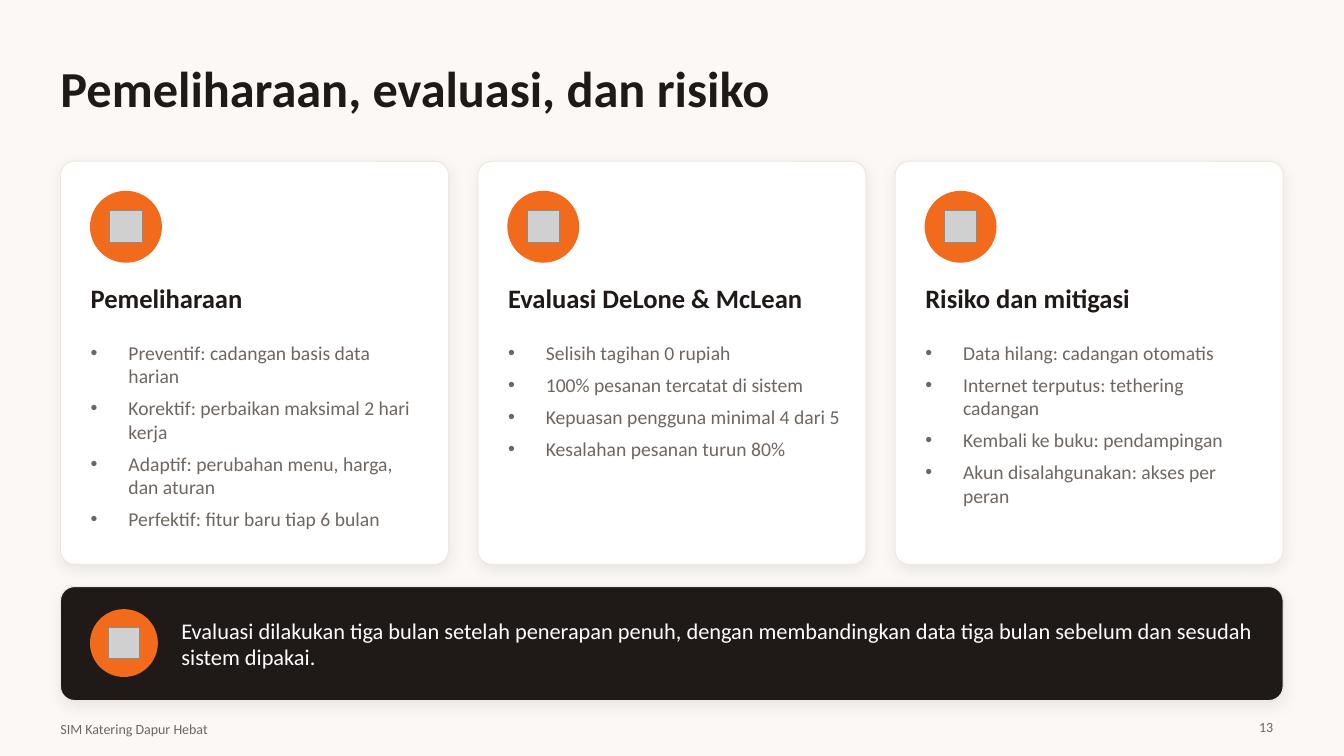
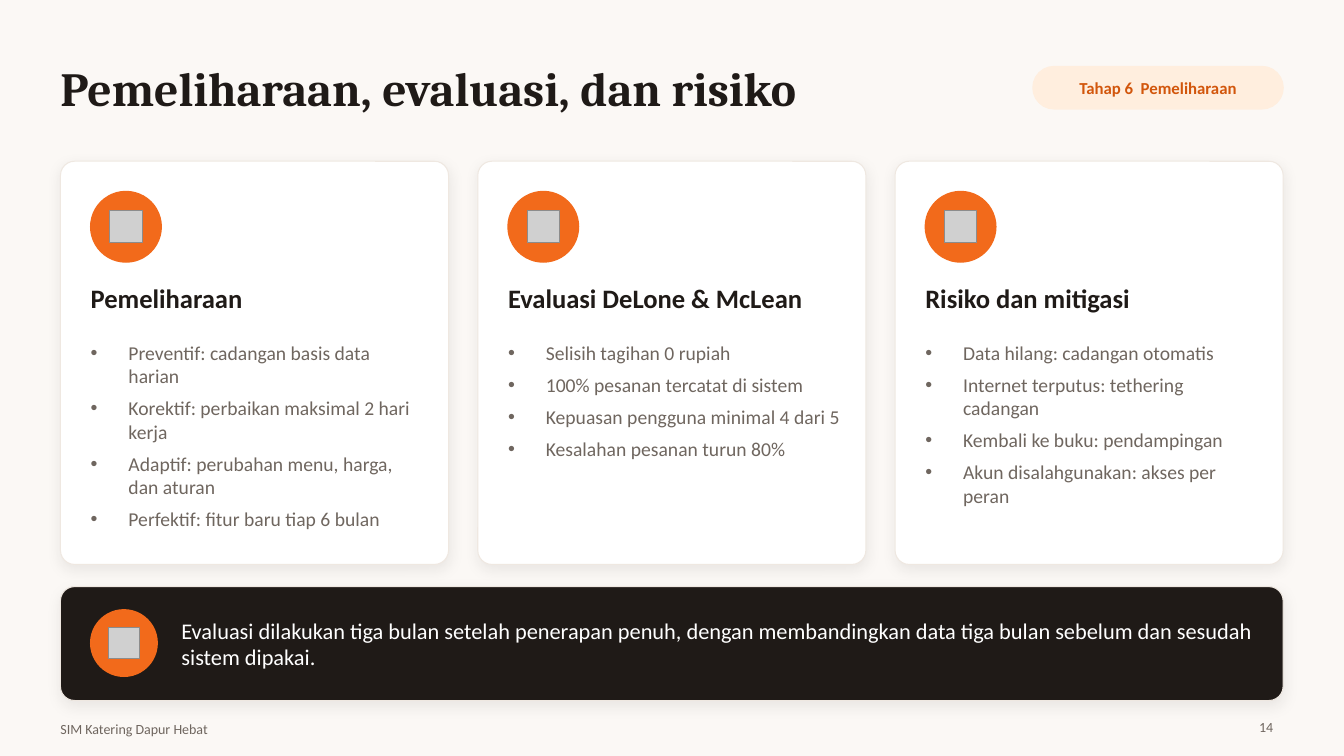
Before and after one commit to koriebruh/sim-katering-dapur-hebat, a slide deck: slide 14 of Presentasi-SIM-Katering-Dapur-Hebat.pptx (slide 13 before the commit). Drawn at 1344x756 pixels with LibreOffice and Linux fonts; fonts in the diff are those of the drawing; grey boxes stand for pictures. Boxes give left, top, right and bottom in pixels: in the first picture for what was removed or moved away, otherwise in the second. Text is boxed around its words. In the diff, an @@ line names an element or a change of style, - is before the commit and + after.

```diff
--- a/Presentasi-SIM-Katering-Dapur-Hebat.pptx
+++ b/Presentasi-SIM-Katering-Dapur-Hebat.pptx
@@ title "Pemeliharaan, evaluasi, dan risiko" at <box>60,73,796,113</box>: size 36 to 34 pt, font Calibri to Cambria @@
@@ rounded rectangle added at <box>1033,67,1284,109</box>, fill #FFEEDE, outline #FFEEDE 1 pt @@
@@ text added at <box>1079,82,1237,97</box>, 12 pt, text #D2560C, bold @@
+Tahap 6 Pemeliharaan
@@ page number at <box>1259,723,1273,732</box>: text changed @@
-13
+14
```
Also in this commit, not shown: 13 other slides changed, 1 slide added, 5 other files.
